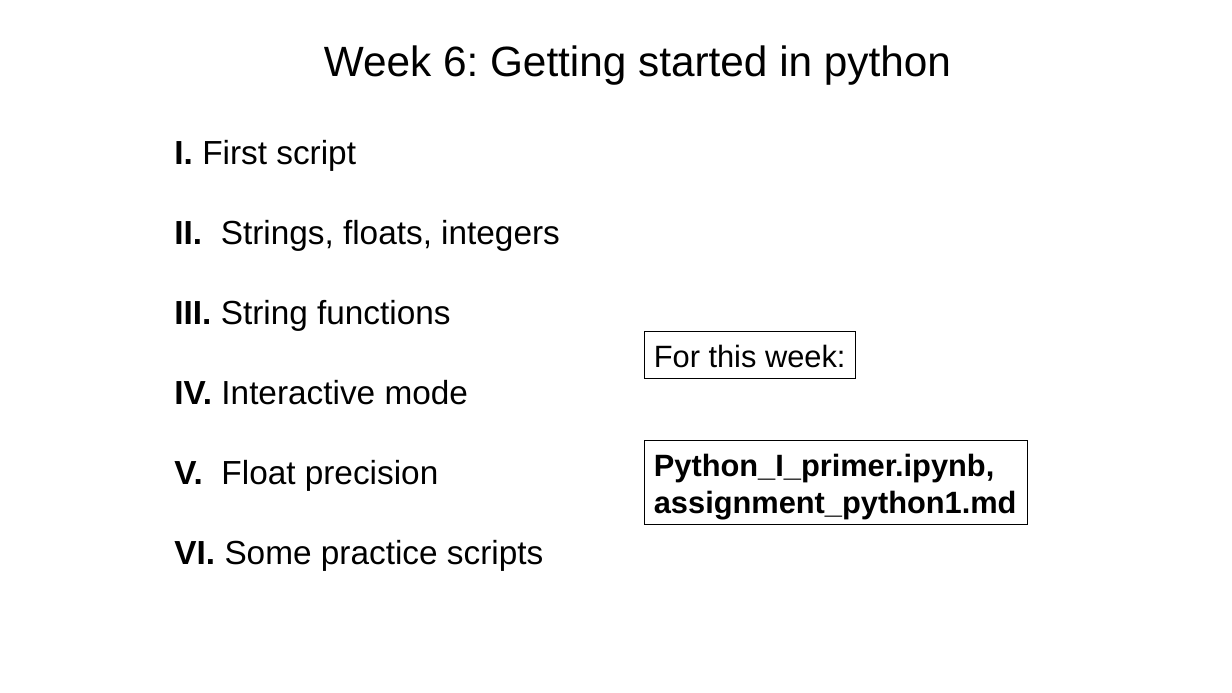
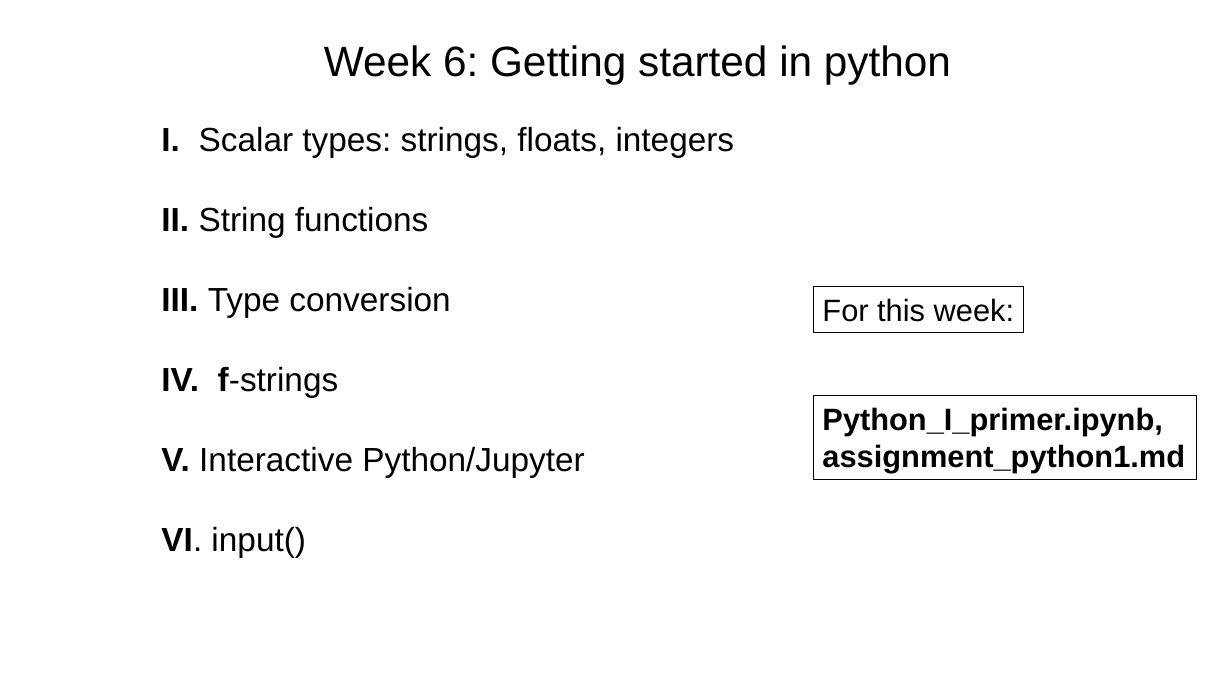
Before and after one commit to tparchman/F26_BIOL792, a slide deck: slide 1 of week6_pythonI/week6_python.pptx. Drawn at 1232x693 pixels with LibreOffice and Linux fonts; fonts in the diff are those of the drawing. Boxes give left, top, right and bottom in pixels: in the first picture for what was removed or moved away, otherwise in the second. Text is boxed around its words. In the diff, an @@ line names an element or a change of style, - is before the commit and + after.

```diff
--- a/week6_pythonI/week6_python.pptx
+++ b/week6_pythonI/week6_python.pptx
@@ text at [161, 126, 735, 557]: text changed @@
-I. First script
-II. Strings, floats, integers
-III. String functions
-IV. Interactive mode
-V. Float precision
-VI. Some practice scripts
+I. Scalar types: strings, floats, integers
+II. String functions
+III. Type conversion
+IV. f-strings
+V. Interactive Python/Jupyter
+VI. input()
@@ rectangle "For this week:": place and size @@
-rectangle "For this week:" at [645, 332, 856, 378]
+rectangle "For this week:" at [813, 287, 1024, 333]
@@ rectangle "Python_I_primer.ipynb,": place and size @@
-rectangle "Python_I_primer.ipynb," at [645, 441, 1028, 525]
+rectangle "Python_I_primer.ipynb," at [813, 396, 1196, 480]
```
Also in this commit, not shown: 8 other slides changed, 5 slides added, 2 slides removed, 3 other files.
